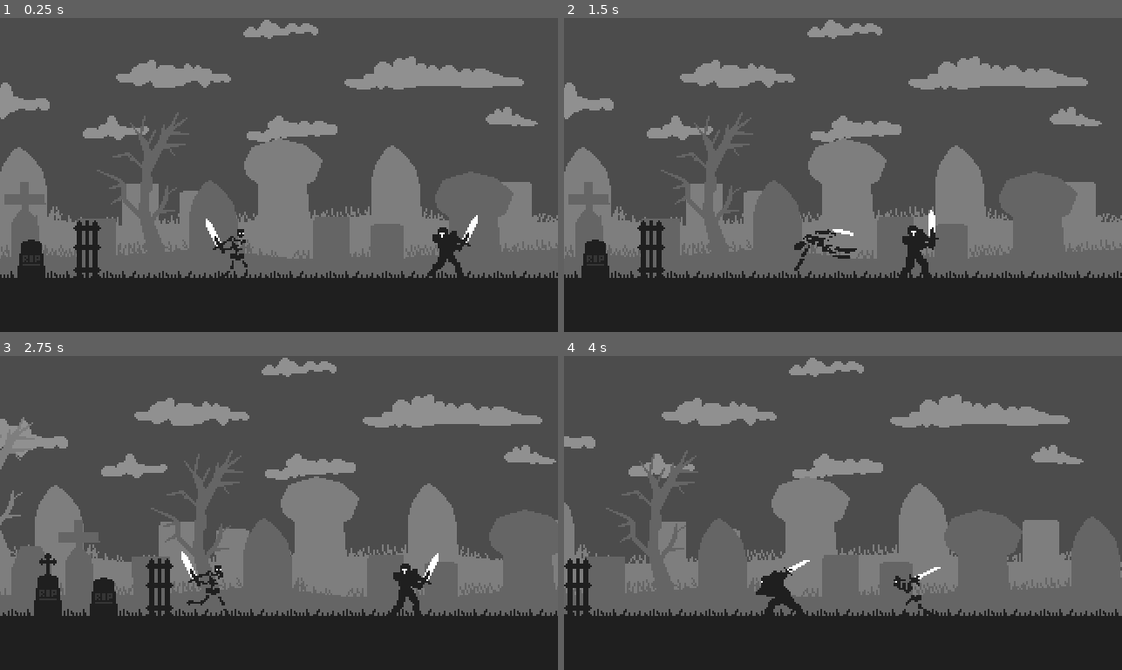
Above: before the commit, frames 1-4 (two rows, left to right).
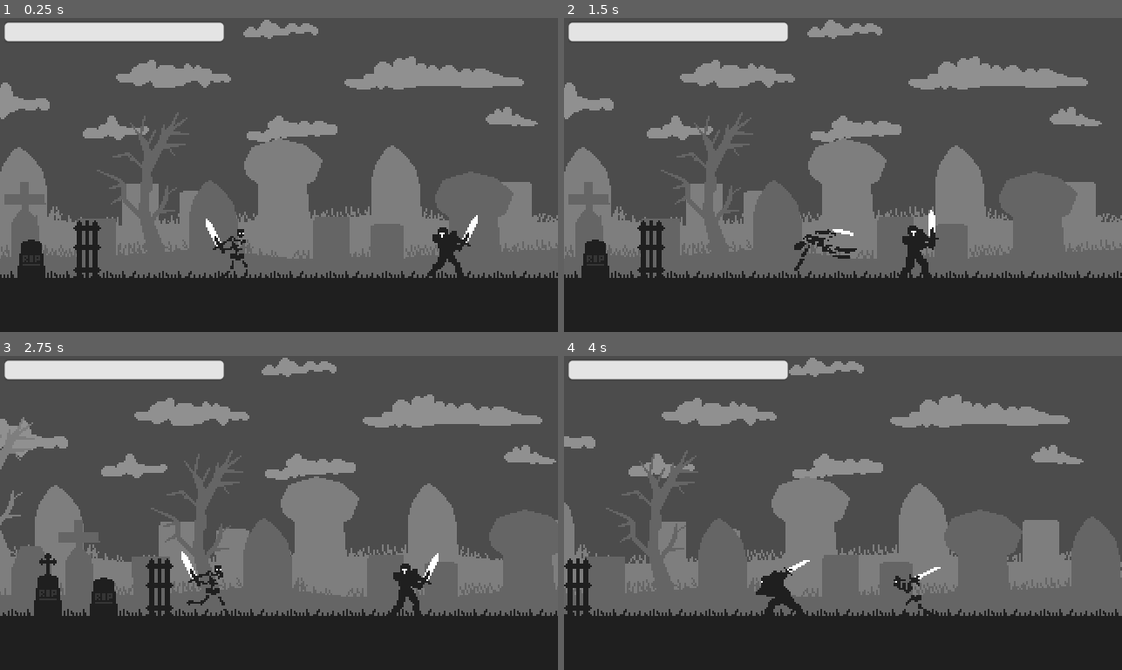
Above: after the commit, the same moments.

Repository: dw3nt/hb-grave-in-godot
Game: Godot game, scene res://Graveyard.tscn
The game is run twice, just before and just after one commit, with the same random seed, the same clock (stepped at 60 frames per second) and the same inputs.
Inputs:
- Up to frame 1 (0.25 s): no input
- Up to frame 2 (1.5 s): hold D (move_right) 0.53-1.28 s; tap K (attack) at 0.6 s; hold A (move_left) from 1.28 s (still down); tap Space (roll) at 1.35 s
- Up to frame 3 (2.75 s): release A (move_left) at 2.03 s; hold D (move_right) from 2.03 s (still down); tap K (attack) at 2.1 s
- Up to frame 4 (4 s): tap Space (roll) at 2.85 s; release D (move_right) at 3.53 s; hold A (move_left) from 3.53 s (still down); tap K (attack) at 3.6 s

The runs differ from the first frame. In frame 1, 2.4% of the frame differs, in the area x 0-41%, y 1-8%; in frame 2, 2.4%; in frame 3, 2.4%; in frame 4, 2.4%.

Commit message:
UI scene holding player HP bar

Diff:
--- a/Graveyard.tscn
+++ b/Graveyard.tscn
@@ -9,11 +9,13 @@
 [ext_resource path="res://Tombstone.tscn" type="PackedScene" id=7]
 [ext_resource path="res://Knight.tscn" type="PackedScene" id=8]
 [ext_resource path="res://Skeleton.tscn" type="PackedScene" id=9]
+[ext_resource path="res://UI.tscn" type="PackedScene" id=10]
 
 [node name="Graveyard" type="Node"]
 script = ExtResource( 1 )
 
 [node name="ParallaxBackground" type="ParallaxBackground" parent="."]
+editor/display_folded = true
 
 [node name="Clouds" type="ParallaxLayer" parent="ParallaxBackground"]
 editor/display_folded = true
@@ -54,6 +56,7 @@
 stretch_mode = 2
 
 [node name="Environment" type="Node2D" parent="."]
+editor/display_folded = true
 
 [node name="WallLeft" parent="Environment" instance=ExtResource( 4 )]
 position = Vector2( 16, 144 )
@@ -105,9 +108,14 @@
 position = Vector2( 1168, 140 )
 
 [node name="Enemies" type="Node2D" parent="."]
+editor/display_folded = true
 
 [node name="Knight" parent="Enemies" instance=ExtResource( 8 )]
 position = Vector2( 236, 136 )
 
 [node name="Skeleton" parent="." instance=ExtResource( 9 )]
 position = Vector2( 96, 136 )
+
+[node name="UI" parent="." instance=ExtResource( 10 )]
+
+[connection signal="hp_changed" from="Skeleton" to="UI" method="_on_Skeleton_hp_changed"]
--- a/Skeleton.gd
+++ b/Skeleton.gd
@@ -1,4 +1,6 @@
 extends KinematicBody2D
+
+signal hp_changed(hp)
 
 enum State { MOVE, ROLL, KNOCKBACK, ATTACK_ONE, ATTACK_TWO, ATTACK_THREE }
 
@@ -64,6 +66,7 @@
 			scale.x = -1
 
 	hp -= damage
+	emit_signal("hp_changed", hp)
 	if hp <= 0:
 		queue_free()
 
--- /dev/null
+++ b/UI.gd
@@ -0,0 +1,5 @@
+extends CanvasLayer
+
+func _on_Skeleton_hp_changed(hp):
+	$Tween.interpolate_property($HPBar, "value", $HPBar.value, hp, 0.25, Tween.TRANS_LINEAR, Tween.EASE_OUT, 0)
+	$Tween.start()
--- /dev/null
+++ b/UI.tscn
@@ -0,0 +1,37 @@
+[gd_scene load_steps=4 format=2]
+
+[ext_resource path="res://UI.gd" type="Script" id=1]
+
+[sub_resource type="StyleBoxFlat" id=1]
+bg_color = Color( 0.898039, 0.898039, 0.898039, 1 )
+border_color = Color( 0, 0, 0, 0 )
+corner_radius_top_left = 2
+corner_radius_top_right = 2
+corner_radius_bottom_right = 2
+corner_radius_bottom_left = 2
+
+[sub_resource type="StyleBoxFlat" id=2]
+bg_color = Color( 0.192157, 0.192157, 0.192157, 0.333333 )
+border_color = Color( 0.8, 0.8, 0.8, 0 )
+corner_radius_top_left = 1
+corner_radius_top_right = 2
+corner_radius_bottom_right = 2
+corner_radius_bottom_left = 1
+expand_margin_top = 1.0
+expand_margin_bottom = 1.0
+
+[node name="UI" type="CanvasLayer"]
+script = ExtResource( 1 )
+
+[node name="HPBar" type="ProgressBar" parent="."]
+margin_left = 3.0
+margin_top = 3.0
+margin_right = 128.0
+margin_bottom = 13.0
+custom_styles/fg = SubResource( 1 )
+custom_styles/bg = SubResource( 2 )
+max_value = 25.0
+value = 25.0
+percent_visible = false
+
+[node name="Tween" type="Tween" parent="."]
Not shown: 1 places in Graveyard.tscn that only renumber resources
